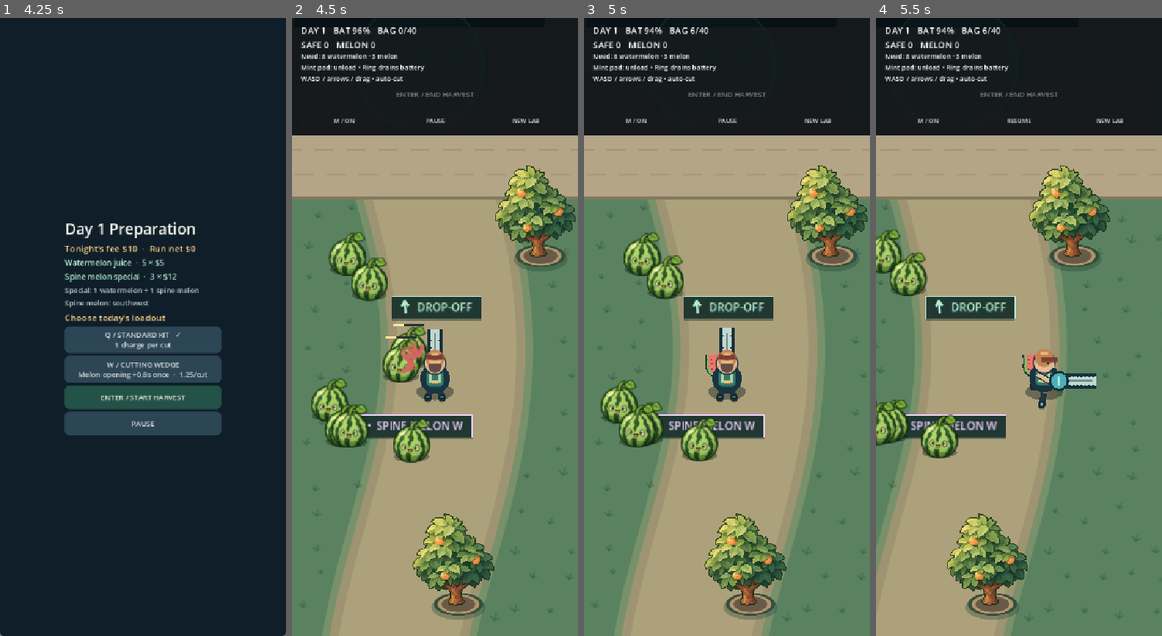
Above: before the commit, frames 1-4 (left to right).
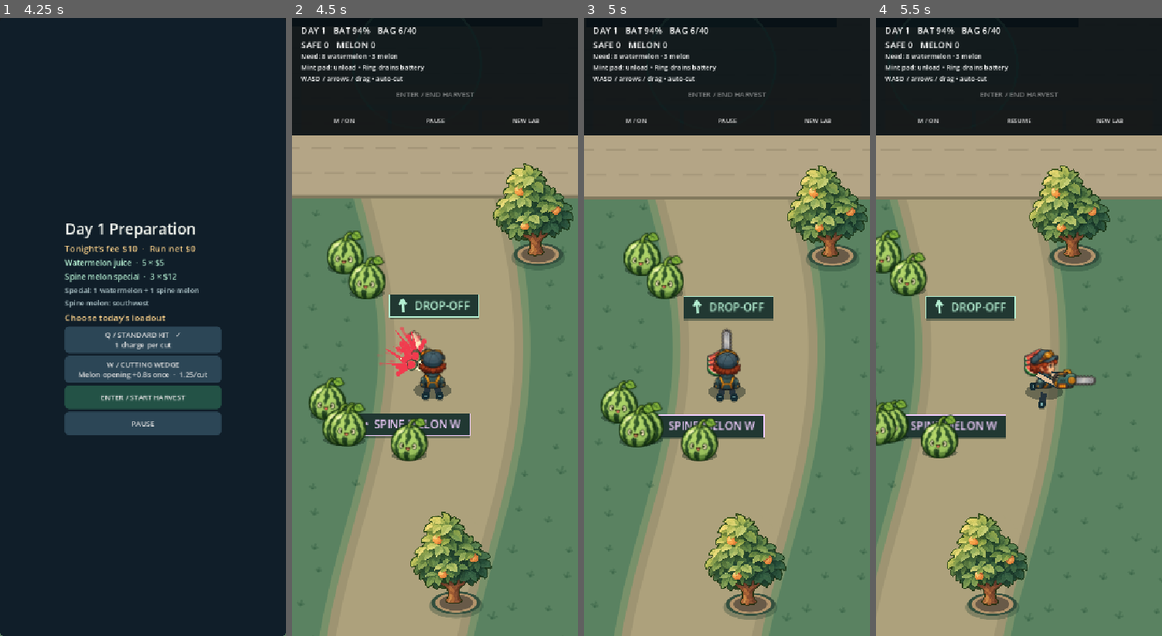
Above: after the commit, the same moments.

Repository: syjkim0125/harvest-deck
Game: Godot game, scene res://main.tscn
Two runs of this game, one before a commit and one after it. Both use one fixed random seed, a clock stepped at 60 frames per second and the inputs below.
Inputs (mouse positions are in pixels of both pictures, inside the frame that each line leads up to):
- Up to frame 1 (4.25 s): click "M / ON" at 0.5 s; click "NEW LAB" at 1.25 s; click "NEW LAB" at 2 s; click "ENTER / END HARVEST" at 2.75 s; click "ENTER / END HARVEST" at 3.5 s
- Up to frame 2 (4.5 s): click "ENTER / START HARVEST" at 4.25 s
- Up to frame 3 (5 s): no input
- Up to frame 4 (5.5 s): tap Enter at 5 s; move the mouse to (1081, 296) at 5.02 s; hold D (right) from 5.03 s (still down); tap 3 at 5.1 s; click (1081, 296) at 5.17 s; tap Space at 5.27 s; tap P at 5.3 s

Frame 1 is identical in both runs. In frame 2, 12% of the frame differs, in the area x 0-100%, y 1-100%; in frame 3, 0.8%; in frame 4, 1.0%.

Commit message:
Release Harvest Deck v0.7.33 with contact effects and sprites

Diff:
--- a/scripts/game.gd
+++ b/scripts/game.gd
@@ -5,6 +5,12 @@
 const GOLDEN_FRUIT = preload("res://assets/golden-fruit-v1.png")
 const GOLDEN_FRAME = Rect2(103, 54, 1019, 1194)
 const FRUIT_SOURCE_SIZE = Vector2(1254, 1254)
+const HARVESTER_ATLAS = preload("res://assets/harvester-v1.png")
+const HARVESTER_FRONT := Rect2(4, 4, 112, 152)
+const HARVESTER_SIDE := Rect2(120, 4, 112, 152)
+const HARVESTER_BACK := Rect2(236, 4, 112, 152)
+const SAW_FRAME := Rect2(354, 4, 156, 76)
+const SLICE_ATLAS = preload("res://assets/fruit-slices-v1.png")
 const AvatarMotion = preload("res://scripts/avatar_motion.gd")
 const CargoView = preload("res://scripts/cargo_view.gd")
 const SawAudio = preload("res://scripts/saw_audio.gd")
@@ -17,13 +23,15 @@
 const NightMarket = preload("res://scripts/night_market.gd")
 const NightMarketView = preload("res://scripts/night_market_view.gd")
 const CUT_TRAIL_DURATION := 0.075
-const BREAK_TRAIL_DURATION := 0.105
-const HIT_HOLD := 0.024
-const BREAK_HOLD := 0.034
+const BREAK_TRAIL_DURATION := 0.108
+const HIT_FLASH_DURATION := 0.055
+const HIT_HOLD := 0.032
+const BREAK_HOLD := 0.040
+const PICKUP_DURATION := 0.18
 const MAX_CUT_PARTICLES := 160
 const SPEED: float = 360.0
 const DASH_SPEED := 900.0
-const ATTACK_INTERVAL: float = 0.105
+const ATTACK_INTERVAL: float = 0.084
 const CAPACITY: int = 40
 const DEPOT_RADIUS := 85.0
 const CARGO_SPACING: float = 3.0
@@ -116,8 +124,8 @@
 var cut_trail_left: float = 0.0
 var cut_trail_position := Vector2.ZERO
 var cut_trail_facing := Vector2.UP
-var cut_trail_kind := 0
 var cut_trail_break := false
+var cut_contacts: Array[Dictionary] = []
 
 func _ready() -> void:
 	texture_filter = CanvasItem.TEXTURE_FILTER_LINEAR_WITH_MIPMAPS
@@ -215,13 +223,22 @@
 
 func toggle_reduced_motion() -> void:
 	impact.reduced = not impact.reduced
-	avatar.clear_hit()
-	cut_trail_left = 0.0
+	clear_cut_feedback()
+	particles.clear()
 	cargo_view.clear()
 	impact.clear()
 	if is_instance_valid(camera):
 		camera.offset = Vector2.ZERO
 	update_shake_button()
+
+func clear_cut_feedback() -> void:
+	avatar.clear_hit()
+	cut_trail_left = 0.0
+	cut_contacts.clear()
+	for fruit in fruits:
+		fruit.freeze = 0.0
+		fruit.flash = 0.0
+		fruit.recoil = Vector2.ZERO
 
 func update_shake_button() -> void:
 	shake_button.text = "M / OFF" if impact.reduced else ("M / SOFT" if impact.soft else "M / ON")
@@ -339,7 +356,7 @@
 	drag_vector = Vector2.ZERO
 	impact.reset()
 	avatar.reset()
-	cut_trail_left = 0.0
+	clear_cut_feedback()
 	if is_instance_valid(saw_audio):
 		saw_audio.silence()
 	if is_instance_valid(camera):
@@ -385,8 +402,7 @@
 		pause_button.text = "RESUME" if paused else "PAUSE"
 	if is_instance_valid(night_view):
 		refresh_market_view()
-	avatar.clear_hit()
-	cut_trail_left = 0.0
+	clear_cut_feedback()
 	if value and is_instance_valid(saw_audio):
 		saw_audio.silence()
 	if value and is_instance_valid(audio):
@@ -457,8 +473,8 @@
 			KEY_EQUAL: sound_volume = minf(1.0, sound_volume + 0.1)
 			KEY_3:
 				feedback = not feedback
-				avatar.clear_hit()
-				cut_trail_left = 0.0
+				clear_cut_feedback()
+				particles.clear()
 				cargo_view.clear()
 			KEY_4: local_stop = not local_stop
 			KEY_M: toggle_reduced_motion()
@@ -656,7 +672,7 @@
 	drag_vector = Vector2.ZERO
 	impact.clear()
 	avatar.reset()
-	cut_trail_left = 0.0
+	clear_cut_feedback()
 	cargo_view.clear()
 	particles.clear()
 	camera.offset = Vector2.ZERO
@@ -751,9 +767,17 @@
 	cut_trail_left = maxf(0.0, cut_trail_left - delta)
 	for fruit in fruits:
 		fruit.flash = maxf(0.0, fruit.flash - delta)
-		fruit.freeze = maxf(0.0, fruit.freeze - delta)
+		var held := minf(fruit.freeze, delta)
+		fruit.freeze -= held
 		if fruit.hp > 0 and fruit.freeze <= 0.0:
-			fruit.recoil = fruit.get("recoil", Vector2.ZERO).lerp(Vector2.ZERO, 1.0 - exp(-18.0 * delta))
+			fruit.recoil = fruit.get("recoil", Vector2.ZERO).lerp(Vector2.ZERO, 1.0 - exp(-25.0 * (delta - held)))
+	for i in range(particles.size() - 1, -1, -1):
+		var p = particles[i]
+		p.life -= delta
+		p.pos += p.vel * delta
+		p.vel *= exp(-4.0 * delta)
+		if p.life <= 0.0:
+			particles.remove_at(i)
 	time += delta
 	velocity = direction.limit_length() * SPEED
 	var previous_player = player
@@ -800,13 +824,6 @@
 				f.recoil = Vector2.ZERO
 		else:
 			f.pos = f.pos.lerp(f.home + Vector2(sin(time * 2.0 + f.home.x) * 7, cos(time * 2.5 + f.home.y) * 5), 1.0 - exp(-7.0 * delta))
-	for i in range(particles.size() - 1, -1, -1):
-		var p = particles[i]
-		p.life -= delta
-		p.pos += p.vel * delta
-		p.vel *= exp(-4.0 * delta)
-		if p.life <= 0.0:
-			particles.remove_at(i)
 	if player.distance_to(depot) < DEPOT_RADIUS and not cargo.is_empty():
 		unload_clock += delta
 		while unload_clock >= 0.04 and not cargo.is_empty():
@@ -827,7 +844,13 @@
 	saw_audio.step(delta, sound_on and loop_sound and not paused, velocity.length() > 1, cargo.size() >= CAPACITY)
 
 func deposit_cargo(animate: bool) -> void:
-	var start := cargo_position(cargo.size() - 1)
+	var index := cargo.size() - 1
+	var start := cargo_position(index)
+	for i in range(particles.size() - 1, -1, -1):
+		if particles[i].get("cargo_index", -1) == index:
+			start = pickup_position(particles[i])
+			particles.remove_at(i)
+			break
 	var kind: int = cargo.pop_back()
 	production.deposit(kind)
 	if animate:
@@ -877,6 +900,7 @@
 	var killed := false
 	var exhausted := false
 	var nearest_contact := INF
+	var animated := feedback and not impact.reduced
 	for f in fruits:
 		if not production.can_harvest(f.kind) or f.hp <= 0 or cargo.size() >= CAPACITY:
 			continue
@@ -895,17 +919,19 @@
 		var cut_axis := diff / distance if distance > 0.001 else facing
 		var contact: Vector2 = f.pos - cut_axis * minf(17.0, distance * 0.5) + Vector2(0, -7)
 		if feedback:
-			f.flash = 0.055
-			f.recoil = cut_axis * 9.0 if not impact.reduced else Vector2.ZERO
-		if local_stop and feedback and not impact.reduced:
-			f.freeze = HIT_HOLD
-		burst(contact, cut_axis, f.kind, dead)
+			f.flash = HIT_FLASH_DURATION
+		if animated:
+			if count == 1:
+				cut_contacts.clear()
+			cut_contacts.append({"at": contact, "axis": cut_axis, "kind": f.kind, "break": dead})
+			f.recoil = cut_axis * 9.0
+			f.freeze = HIT_HOLD if local_stop else 0.0
 		# Favor the nearest break, or the nearest normal cut if nothing broke.
 		if (dead and not killed) or (dead == killed and distance < nearest_contact):
 			nearest_contact = distance
 			cut_trail_position = contact
 			cut_trail_facing = cut_axis
-			cut_trail_kind = f.kind
+		var cargo_start := cargo.size()
 		if dead:
 			killed = true
 			if f.kind in [0, 1]:
@@ -915,6 +941,7 @@
 					cargo.append(f.kind)
 				else:
 					ground_drops.append({"pos": f.pos + Vector2(j * 9 - 9, 15), "kind": f.kind})
+		burst(contact, cut_axis, f.kind, dead, cargo_start, cargo.size() - cargo_start)
 		if day_mode and day.spend(day.cut_cost()):
 			exhausted = true
 			break
@@ -924,7 +951,7 @@
 	if count == 0:
 		return 0
 	impact.hit(killed, cut_trail_facing)
-	if feedback and not impact.reduced:
+	if animated:
 		var hold := (BREAK_HOLD if killed else HIT_HOLD) if local_stop else 0.0
 		avatar.confirmed_hit(hold, 1.4 if killed else 1.0)
 		cut_trail_break = killed
@@ -942,16 +969,22 @@
 			audio.play()
 	return count
 
-func burst(at: Vector2, axis: Vector2, kind: int, dead: bool) -> void:
-	var amount := 15 if dead else 6
+func burst(at: Vector2, axis: Vector2, kind: int, dead: bool, cargo_start: int, collected: int) -> void:
+	var amount := 17 if dead else 7
 	var animated := feedback and not impact.reduced
 	for i in range(amount if animated else (6 if dead else 3)):
 		var piece := animated and dead and i < 4
-		var spread := 1.45 if piece else 0.95
-		var speed := particle_rng.randf_range(100.0, 260.0) if piece else particle_rng.randf_range(120.0, 340.0)
+		var pickup := piece and i < collected
+		var spread := 1.45 if piece else 1.15
+		var speed := particle_rng.randf_range(100.0, 230.0) if piece else particle_rng.randf_range(145.0, 390.0)
 		var velocity := axis.rotated(particle_rng.randf_range(-spread, spread)) * speed
-		var lifetime := particle_rng.randf_range(0.21, 0.36) if piece else particle_rng.randf_range(0.12, 0.27)
-		particles.append({"pos": at, "vel": velocity, "life": lifetime, "duration": lifetime, "kind": kind, "piece": piece})
+		var lifetime := particle_rng.randf_range(0.16, 0.28)
+		if pickup:
+			lifetime = PICKUP_DURATION
+		particles.append({
+			"pos": at, "vel": velocity, "life": lifetime, "duration": lifetime, "kind": kind, "piece": piece,
+			"cargo_index": cargo_start + i if pickup else -1,
+		})
 	if particles.size() > MAX_CUT_PARTICLES:
 		particles = particles.slice(particles.size() - MAX_CUT_PARTICLES)
 
@@ -968,12 +1001,12 @@
 	for i in range(sample_count):
 		var t := float(i) / wave.mix_rate
 		var noise := noise_rng.randf_range(-1.0, 1.0)
-		var grit := (noise - previous_noise * 0.72) * exp(-t * (65.0 if broken else 104.0))
+		var grit := (noise - previous_noise * 0.58) * exp(-t * (55.0 if broken else 112.0))
 		previous_noise = noise
 		var body := sin(TAU * (168.0 * t - 660.0 * t * t)) * exp(-t * 30.0) if broken else sin(TAU * (345.0 * t - 2100.0 * t * t)) * exp(-t * 72.0)
 		var edge := sin(TAU * 1900.0 * t) * exp(-t * 220.0)
 		var ramp := minf(t / 0.0013, 1.0) * minf(float(sample_count - 1 - i) / 100.0, 1.0)
-		var sample := (body * (0.39 if broken else 0.27) + grit * 0.21 + edge * 0.14) * ramp
+		var sample := (body * (0.52 if broken else 0.29) + grit * 0.28 + edge * 0.17) * ramp
 		bytes.encode_s16(i * 2, roundi(clampf(sample, -0.48, 0.48) * 32767.0))
 	wave.data = bytes
 	return wave
@@ -1004,15 +1037,20 @@
 			draw_fruit_actor(fruits[actor])
 	draw_cut_trail()
 	for p in particles:
-		var opacity := clampf(p.life / p.duration * 2.0, 0.0, 1.0)
+		var progress := 1.0 - clampf(p.life / p.duration, 0.0, 1.0)
+		var opacity := 1.0 - smoothstep(0.34, 1.0, progress)
 		if p.piece and feedback and not impact.reduced:
-			draw_slice(p.pos, p.kind, 6.0 + 3.0 * opacity, p.vel.angle() + time * 8.0)
+			var at := pickup_position(p) if p.cargo_index >= 0 else Vector2(p.pos)
+			var settled := smoothstep(0.45, 1.0, progress) if p.cargo_index >= 0 else 0.0
+			var size := lerpf(7.0, 13.0, settled) if p.cargo_index >= 0 else 7.0 * opacity
+			draw_slice(at, p.kind, size, lerp_angle(p.vel.angle() + time * 8.0, 0.13, settled))
 		else:
-			var juice := fruit_flesh_color(p.kind).darkened(0.12)
+			var juice := cut_juice_color(p.kind)
 			juice.a = opacity
 			if feedback and not impact.reduced and p.vel.length_squared() > 9000.0:
-				var tail: Vector2 = p.pos - p.vel * (0.025 + 0.055 * opacity)
-				draw_line(tail, p.pos, juice, 2.0 + 2.0 * opacity, true)
+				var tail: Vector2 = p.pos - p.vel * (0.02 + 0.065 * opacity) * smoothstep(0.0, 0.18, progress)
+				draw_line(tail, p.pos, juice, 1.0 + 2.2 * opacity, true)
+				draw_circle(p.pos, 1.1 + 1.5 * opacity, juice, true, -1.0, true)
 			else:
 				draw_circle(p.pos, 3.0, juice, true)
 	# Damaged-target bars remain readable above bodies and the carried stack.
@@ -1149,31 +1187,29 @@
 	if cut_trail_left <= 0.0 or not feedback or impact.reduced:
 		return
 	var duration := BREAK_TRAIL_DURATION if cut_trail_break else CUT_TRAIL_DURATION
-	var strength := cut_trail_left / duration
-	var shape := 1.2 if cut_trail_break else 1.0
-	var side := cut_trail_facing.orthogonal()
-	var center := cut_trail_position
-	var tint := fruit_flesh_color(cut_trail_kind)
-	tint.a = strength * 0.72
-	# Draw a tapered strike at the contact, followed by outward juice trails.
-	var spark := PackedVector2Array([
-		center - cut_trail_facing * 22.0 * shape,
-		center - side * 7.0 * shape,
-		center + cut_trail_facing * 26.0 * shape,
-		center + side * 7.0 * shape,
-	])
-	draw_colored_polygon(spark, tint)
-	var core := PackedVector2Array([
-		center - cut_trail_facing * 13.0 * shape,
-		center - side * 3.0 * shape,
-		center + cut_trail_facing * 16.0 * shape,
-		center + side * 3.0 * shape,
-	])
-	draw_colored_polygon(core, Color(1.0, 0.97, 0.79, strength))
-	for i in range(4 if cut_trail_break else 2):
-		var angle := (i - (1.5 if cut_trail_break else 0.5)) * 0.47
-		var ray := cut_trail_facing.rotated(angle)
-		draw_line(center + ray * 6.0, center + ray * (20.0 + 11.0 * strength) * shape, tint, 2.0, true)
+	var age := duration - cut_trail_left
+	for contact in cut_contacts:
+		var life := BREAK_TRAIL_DURATION if contact.break else CUT_TRAIL_DURATION
+		var strength := 1.0 - clampf(age / life, 0.0, 1.0)
+		if strength <= 0.0:
+			continue
+		var center: Vector2 = contact.at
+		var axis: Vector2 = contact.axis
+		var tint := cut_juice_color(contact.kind)
+		tint.a = strength
+		var length := 45.0 if contact.break else 33.0
+		for i in range(-1, 2):
+			var ray := axis.rotated(i * 0.49)
+			var tip := center + ray * length * (1.0 if i == 0 else 0.78)
+			var width := ray.orthogonal() * (1.1 + 1.9 * strength)
+			draw_colored_polygon(PackedVector2Array([center, center + ray * 10.0 + width, tip,
+				center + ray * 10.0 - width]), tint)
+		var core := Color(1.0, 0.97, 0.79, 1.0 - smoothstep(0.012, 0.055, age))
+		if core.a > 0.0:
+			var side := axis.orthogonal() * 4.0
+			draw_colored_polygon(PackedVector2Array([center - axis * 13.0, center + side,
+				center + axis * 19.0, center - side]), core)
+			draw_circle(center, 4.5 if contact.break else 3.0, core, true, -1.0, true)
 
 func player_is_occluded() -> bool:
 	# Conservative body samples, not per-pixel alpha reads. Ignore transparent
@@ -1284,14 +1320,26 @@
 	draw_set_transform(player + Vector2(0, 8), 0, Vector2(1, 0.45))
 	draw_circle(Vector2.ZERO, 24, Color(0.02, 0.08, 0.07, 0.4))
 	draw_set_transform(Vector2.ZERO)
+	var flying := {}
+	if feedback and not impact.reduced:
+		for p in particles:
+			if p.cargo_index >= 0:
+				flying[p.cargo_index] = true
 	for i in range(cargo.size() - 1, -1, -1):
-		draw_slice(cargo_position(i), cargo[i], 13, 0.13 if i % 2 == 0 else -0.13)
+		if i not in flying:
+			draw_slice(cargo_position(i), cargo[i], 13, 0.13 if i % 2 == 0 else -0.13)
 	draw_avatar()
 
 func saw_endpoints() -> Array[Vector2]:
 	var kick = avatar.kick() if feedback and not impact.reduced else 0.0
 	var start = player + facing * (19.0 - kick) + Vector2(0, -6)
-	return [start, start + facing * 48]
+	if cut_trail_left <= 0.0 or not feedback or impact.reduced:
+		return [start, start + facing * 48]
+	# Turn the visual bar toward the confirmed contact without changing the hitbox.
+	var weight := clampf(cut_trail_left / CUT_TRAIL_DURATION, 0.0, 1.0)
+	var aim := start.direction_to(cut_trail_position)
+	var axis := facing.lerp(aim, weight * 0.40).normalized()
+	return [start, start + axis * (48.0 + weight * 8.0)]
 
 func draw_avatar() -> void:
 	var bob = avatar.bob(impact.reduced)
@@ -1307,7 +1355,23 @@
 		draw_line(hip, foot, Color("26343d"), 8)
 		draw_circle(foot, 5, Color("162c33"))
 		draw_line(foot - side * 2, foot + side * 2, Color("79a9aa"), 2)
-	# Same 38-unit body silhouette in all directions; original procedural outfit.
+	if sprite_art:
+		var frame := harvester_frame()
+		var mirror := -1.0 if frame == HARVESTER_SIDE and facing.x < 0.0 else 1.0
+		draw_set_transform(player + Vector2(0, bob), 0.0, Vector2(mirror, 1.0))
+		draw_texture_rect_region(HARVESTER_ATLAS, Rect2(-19, -45, 38, 51), frame)
+		draw_set_transform(Vector2.ZERO)
+	else:
+		draw_legacy_avatar_body(bob)
+	if facing.y >= -0.35:
+		draw_equipped_saw(bob)
+
+func harvester_frame() -> Rect2:
+	if absf(facing.x) > absf(facing.y):
+		return HARVESTER_SIDE
+	return HARVESTER_BACK if facing.y < 0.0 else HARVESTER_FRONT
+
+func draw_legacy_avatar_body(bob: float) -> void:
 	draw_circle(player + Vector2(0, -9 + bob), 19, Color("173440"))
 	draw_style_box(avatar_jacket_style(), Rect2(player + Vector2(-11, -20 + bob), Vector2(22, 21)))
 	var torso = player + Vector2(0, -9 + bob)
@@ -1332,24 +1396,33 @@
 		for x in [-4, 4]:
 			draw_circle(head + Vector2(x, 1), 1.8, Color("17313b"))
 		draw_line(head + Vector2(-2, 7), head + Vector2(2, 7), Color("986c5b"), 1.5)
-	if facing.y >= -0.35:
-		draw_equipped_saw(bob)
 
 func draw_equipped_saw(bob: float) -> void:
-	var side = facing.orthogonal()
 	var ends = saw_endpoints()
+	var axis := ends[0].direction_to(ends[1])
+	var side := axis.orthogonal()
 	for i in [-1, 1]:
 		var shoulder = player + Vector2(i * 9, -13 + bob)
 		var hand: Vector2 = ends[0] + side * (i * 7)
 		draw_line(shoulder, hand, Color("173440"), 8)
 		draw_line(shoulder, hand, Color("e0be98"), 5)
+	if sprite_art:
+		var length := ends[0].distance_to(ends[1]) + 9.0
+		var height := length * SAW_FRAME.size.y / SAW_FRAME.size.x
+		var flip := -1.0 if axis.x < 0.0 else 1.0
+		draw_set_transform(ends[0], axis.angle(), Vector2(1.0, flip))
+		var glow := clampf(cut_trail_left / 0.055, 0.0, 1.0) if feedback and not impact.reduced else 0.0
+		draw_texture_rect_region(HARVESTER_ATLAS, Rect2(-9.0, -height * 0.58, length, height), SAW_FRAME,
+			Color(1.0 + glow * 0.45, 1.0 + glow * 0.20, 1.0))
+		draw_set_transform(Vector2.ZERO)
+		return
 	draw_line(ends[0], ends[1], Color("17313b"), 20)
 	draw_line(ends[0], ends[1], Color("c1d8d0"), 12)
-	draw_line(ends[0] + facing * 8, ends[1] - facing * 6, Color("718f91"), 3)
+	draw_line(ends[0] + axis * 8, ends[1] - axis * 6, Color("718f91"), 3)
 	for tooth in range(8):
-		var center: Vector2 = ends[0] + facing * (9 + tooth * 5)
+		var center: Vector2 = ends[0] + axis * (9 + tooth * 5)
 		for sign_side in [-1, 1]:
-			draw_line(center + side * (sign_side * 5), center + side * (sign_side * 8) - facing * 2, Color("17313b"), 2)
+			draw_line(center + side * (sign_side * 5), center + side * (sign_side * 8) - axis * 2, Color("17313b"), 2)
 	draw_circle(ends[0], 13, Color("17313b"))
 	draw_circle(ends[0], 10, Color("4eafb6"))
 	draw_line(ends[0] - side * 6, ends[0] + side * 6, Color("a3e6df"), 3)
@@ -1366,7 +1439,21 @@
 	var sway = sin(time * 7 - index * 0.18) * minf(index * 0.3, 8.0) if velocity.length() > 1 and not impact.reduced else 0.0
 	return player + Vector2(-13 + sway, -25 - index * CARGO_SPACING)
 
+func pickup_position(piece: Dictionary) -> Vector2:
+	var progress := 1.0 - clampf(piece.life / PICKUP_DURATION, 0.0, 1.0)
+	var destination := cargo_position(piece.cargo_index)
+	var at: Vector2 = piece.pos.lerp(destination, smoothstep(0.20, 1.0, progress))
+	return at + Vector2(0, -sin(progress * PI) * 12.0)
+
 func draw_slice(at: Vector2, kind: int, radius: float, tilt: float) -> void:
+	if sprite_art:
+		var frame := Rect2(4 + kind * 128, 4, 120, 96)
+		var width := radius * 2.0
+		var height := width * frame.size.y / frame.size.x
+		draw_set_transform(at, tilt)
+		draw_texture_rect_region(SLICE_ATLAS, Rect2(-radius, -height * 0.34, width, height), frame)
+		draw_set_transform(Vector2.ZERO)
+		return
 	# Original procedural wedge: dark silhouette, rind, cut face, three seeds.
 	var outline = PackedVector2Array()
 	var rind = PackedVector2Array()
@@ -1394,10 +1481,13 @@
 		RollingOrange.KIND: return Color("ffb35e")
 		_: return Color("ffe397")
 
+func cut_juice_color(kind: int) -> Color:
+	return Color("f13b4e") if kind == 0 else fruit_flesh_color(kind)
+
 func fruit_display_scale(fruit: Dictionary) -> Vector2:
 	if not feedback or impact.reduced:
 		return Vector2.ONE
-	var strength = clampf(fruit.get("flash", 0.0) / 0.055, 0.0, 1.0)
+	var strength = clampf(fruit.get("flash", 0.0) / HIT_FLASH_DURATION, 0.0, 1.0)
 	return Vector2(1.0 + 0.16 * strength, 1.0 - 0.15 * strength)
 
 func fruit_texture(kind: int) -> Texture2D:
@@ -1423,7 +1513,9 @@
 			var angle = TAU * i / 24.0
 			shadow.append(at + Vector2(cos(angle) * radius * 0.95, radius * 0.68 + sin(angle) * radius * 0.28))
 		draw_colored_polygon(shadow, Color(0.03, 0.10, 0.07, 0.35))
-		var tint = Color(1.75, 1.75, 1.75, 1) if flash else Color.WHITE
+		var tint := Color.WHITE
+		if flash:
+			tint = Color(1.3, 1.25, 1.0) if impact.reduced else Color(2.35, 1.9, 0.95)
 		draw_texture_rect_region(fruit_texture(kind), fruit_sprite_rect(at, kind, radius), fruit_sprite_region(kind), tint)
 		return
 	draw_circle(at + Vector2(0, radius * 0.22), radius, Color("203e35"))
--- a/tests/run.gd
+++ b/tests/run.gd
@@ -57,6 +57,7 @@
 	fixture(g)
 	g.fruits.append(g.fruits[0].duplicate(true))
 	check(g.attack() == 2, "one pulse can cut multiple targets")
+	check(g.cut_contacts.size() == 2, "each confirmed target gets its own contact flash")
 	for i in range(100):
 		g.impact.hit()
 	check(g.impact.trauma <= 1.0 and g.impact.step(0.0).length() <= Impact.MAX_PIXELS, "crowd impact saturates")
@@ -493,13 +494,13 @@
 		g.sound_on = false
 		for frame in range(rate * 2):
 			g.simulate(1.0 / rate, Vector2.ZERO)
-		check(g.hits == 20 and g.cooldown > 0.0, "two-second harvest cadence has twenty hits and no debt at %dHz" % rate)
+		check(g.hits == 24 and g.cooldown > 0.0, "two-second harvest cadence has 24 hits and no debt at %dHz" % rate)
 	g.reset_run()
 	fixture(g, 1000)
-	g.simulate(0.5, Vector2.ZERO)
+	g.simulate(0.49, Vector2.ZERO)
 	var hitch_hits: int = g.hits
 	g.simulate(1.0 / 120.0, Vector2.ZERO)
-	check(hitch_hits == 5 and g.hits == hitch_hits, "half-second hitch resolves scheduled cuts without a next-frame burst")
+	check(hitch_hits == 6 and g.hits == hitch_hits, "490ms hitch resolves scheduled cuts without a next-frame burst")
 	var path_outcomes = []
 	for rate in [5, 30, 60, 120]:
 		g.reset_run()
@@ -522,17 +523,26 @@
 		g.reset_run()
 		fixture(g, 1000)
 		g.sound_on = false
-		for frame in range(rate / 3):
+		for frame in range(rate * 11 / 30):
 			g._physics_process(1.0 / rate)
 		pulse_samples.append(g.camera.offset)
 	check(pulse_samples[0].is_equal_approx(pulse_samples[1]) and pulse_samples[1].is_equal_approx(pulse_samples[2]), "same-time confirmed-hit pulse agrees at 30 / 60 / 120Hz")
 	g.reset_run()
 	fixture(g, 1000)
 	g.sound_on = false
-	g._physics_process(1.0 / 3.0)
+	g._physics_process(11.0 / 30.0)
 	check(g.camera.offset.is_equal_approx(pulse_samples[2]) and g.camera.offset.length() > 0.1, "hitch retains a recent hit instead of expiring it by the entire frame")
 	check((g.camera.offset * g.camera.zoom).length() <= 3.400001, "normal hit respects the 3.4 logical-pixel cap")
-	check(is_equal_approx(g.impact.clock, 1.0 / 60.0), "pulse age measures time since the last substep hit")
+	check(is_equal_approx(g.impact.clock, 0.025), "pulse age measures time since the last substep hit")
+	g.reset_run()
+	fixture(g, 1)
+	g.attack()
+	check(g.particles.filter(func(p): return p.cargo_index >= 0).size() == 3, "three animated chunks join the cargo stack")
+	var last_piece: Dictionary = g.particles.filter(func(p): return p.cargo_index == 2)[0]
+	var airborne: Vector2 = g.pickup_position(last_piece)
+	g.deposit_cargo(true)
+	check(g.cargo.size() == 2 and g.cargo_view.transfers[0].start == airborne, "deposit hands off an airborne slice from its current position")
+	check(g.particles.all(func(p): return p.cargo_index != 2), "a deposited airborne slice is no longer drawn as a pickup")
 	g.set_paused(true)
 	g.audio.stop()
 	g.queue_free()
Binary file added: assets/fruit-slices-v1.png
Not shown, added: assets/fruit-slices-v1.png.import
Binary file added: assets/harvester-v1.png
Not shown, added: assets/harvester-v1.png.import
